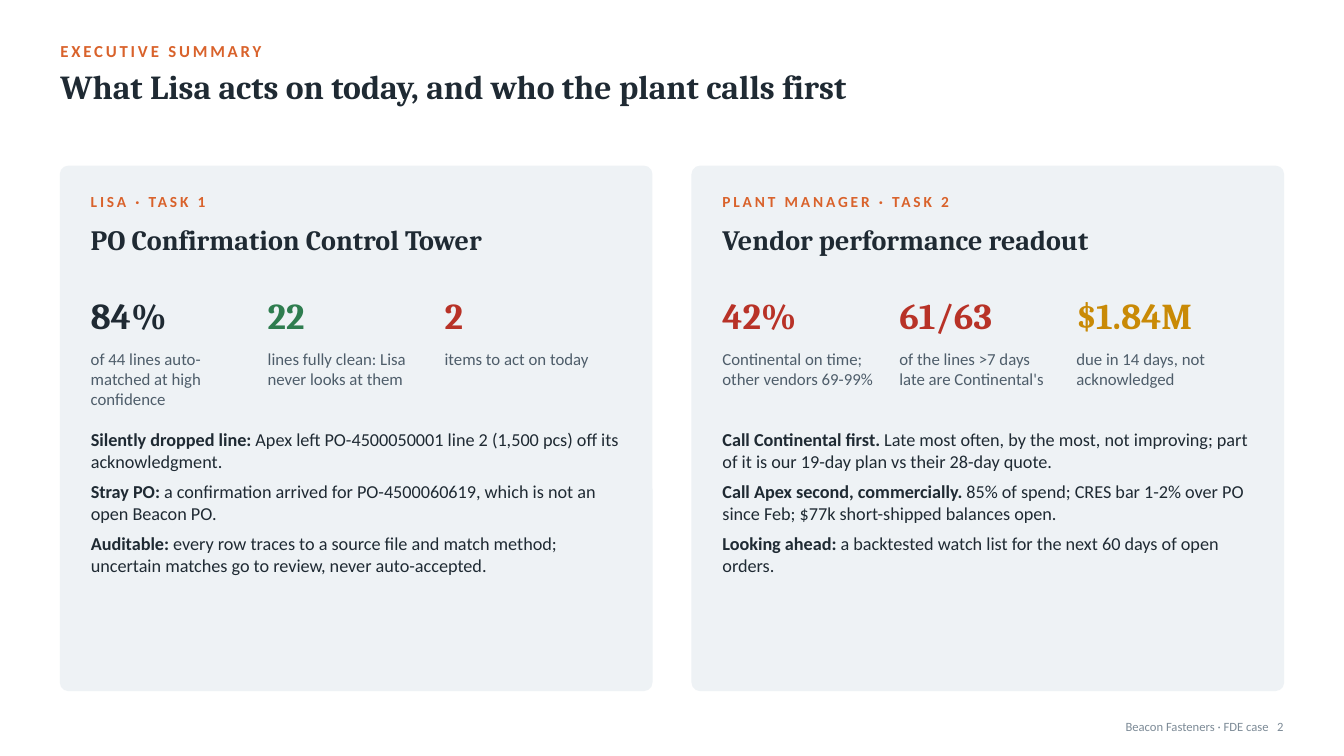
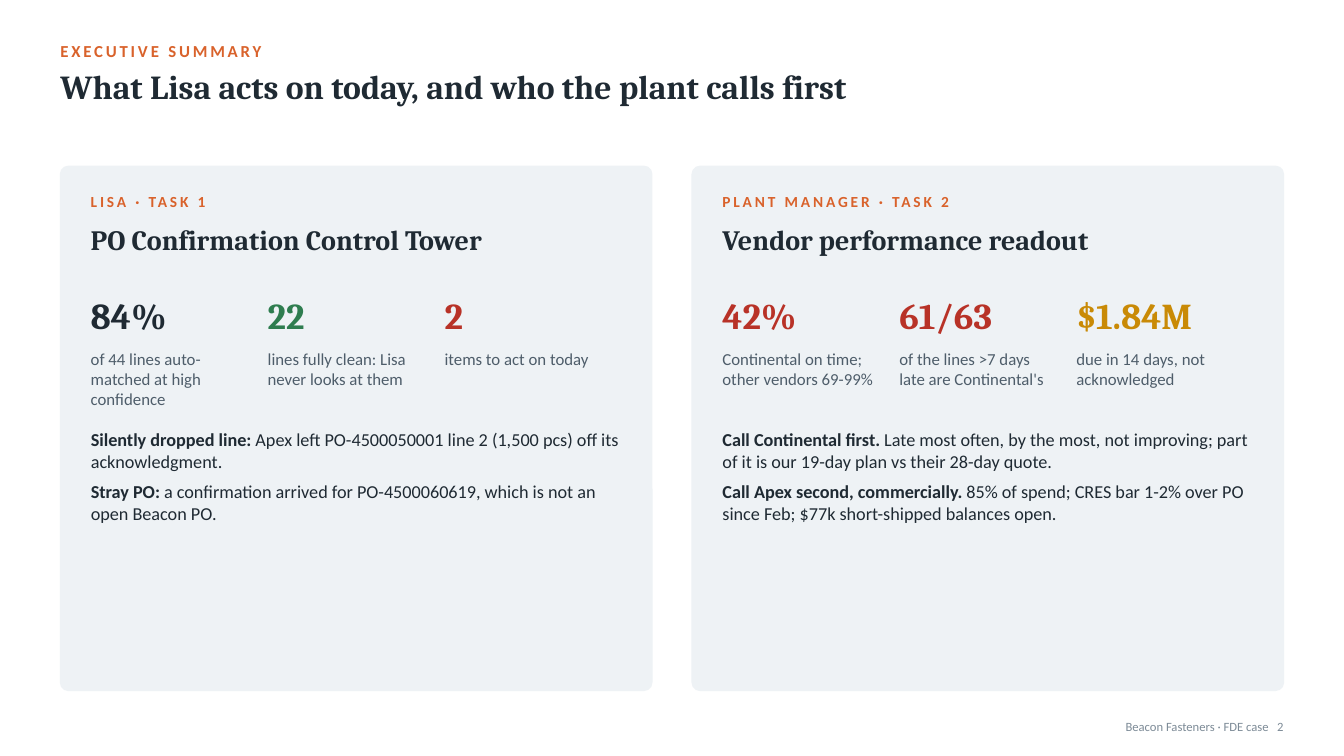
Before and after one commit to SmritaPandey/BeaconFasteners, a slide deck: slide 2 of Beacon Superday-Submission/presentation/Beacon_FDE_Casestudy.pptx. Drawn at 1344x756 pixels with LibreOffice and Linux fonts; fonts in the diff are those of the drawing. Boxes give left, top, right and bottom in pixels: in the first picture for what was removed or moved away, otherwise in the second. Text is boxed around its words. In the diff, an @@ line names an element or a change of style, - is before the commit and + after.

```diff
--- a/Beacon Superday-Submission/presentation/Beacon_FDE_Casestudy.pptx
+++ b/Beacon Superday-Submission/presentation/Beacon_FDE_Casestudy.pptx
@@ text at (x1=91, y1=537, x2=557, y2=575): paragraph removed @@
-• Auditable: every row traces to a source file and match method; uncertain matches go to review, never auto-accepted.
@@ text at (x1=722, y1=537, x2=1219, y2=572): paragraph removed @@
-• Looking ahead: a backtested watch list for the next 60 days of open orders.
```
Also in this commit, not shown: 11 other slides changed, 1 slide added, 14 other files.
